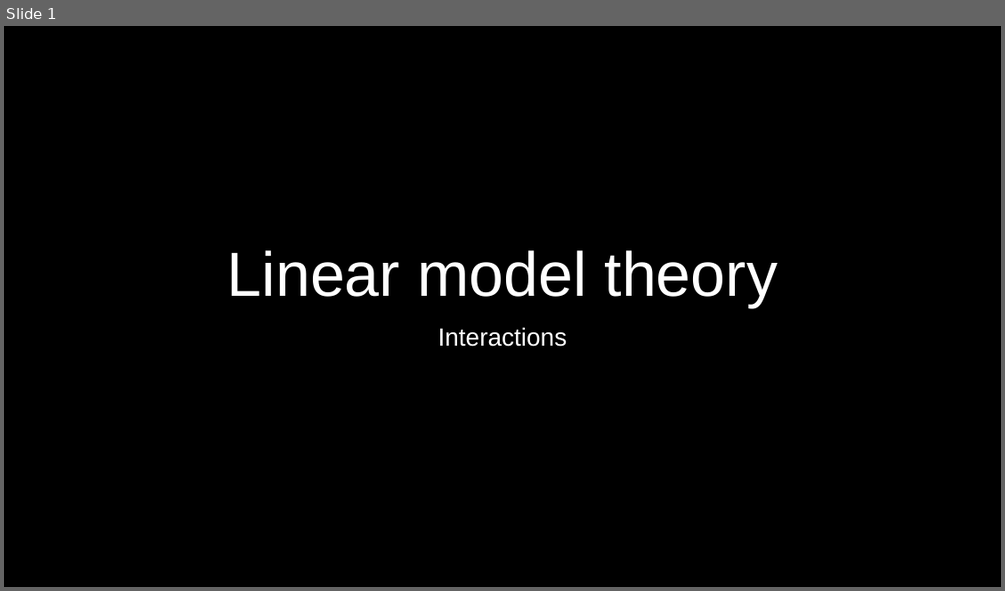
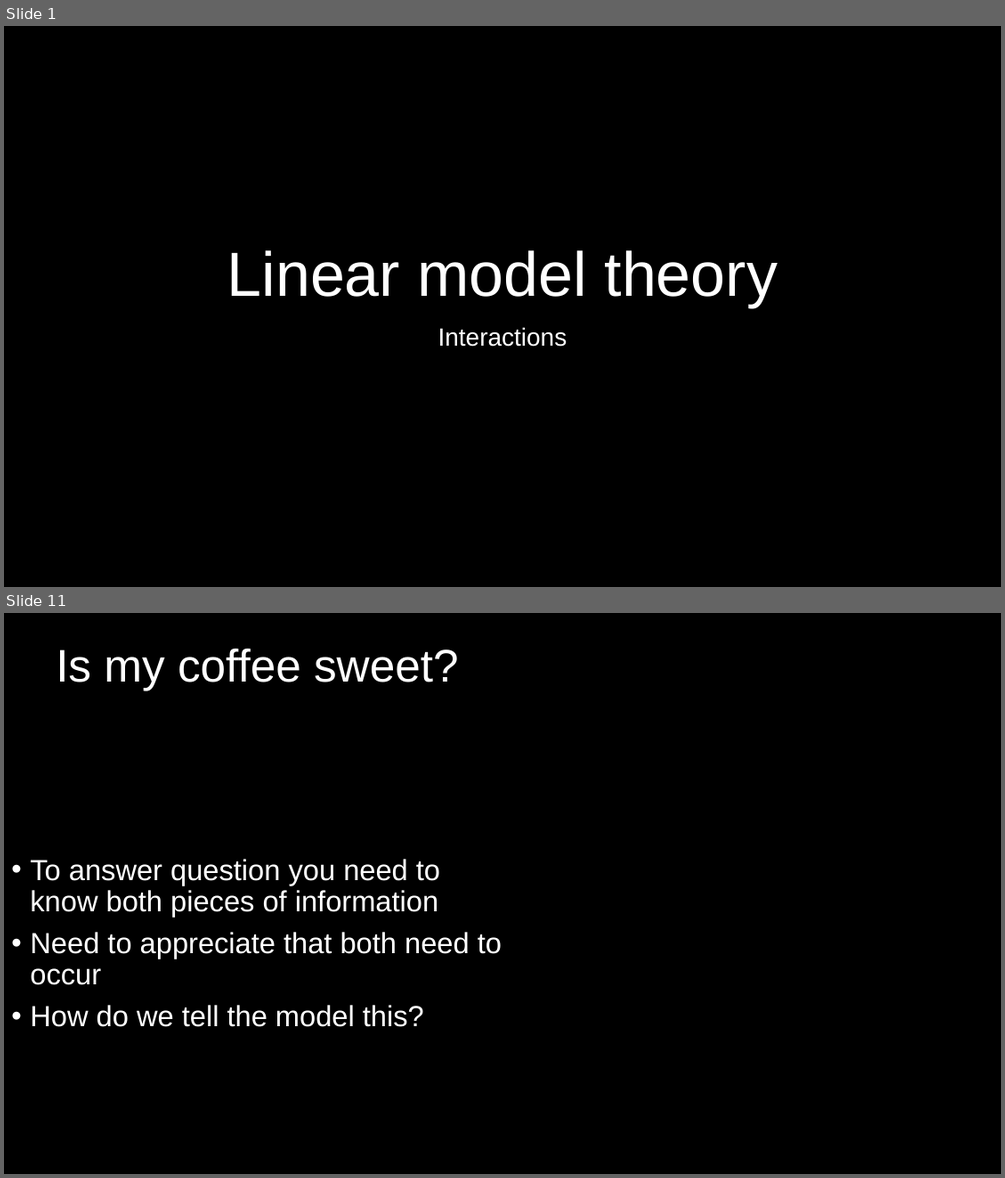
Before and after one commit to DeonRoos/006-BI3010, a slide deck: Lecture 10 - Interaction LM/Lecture 8.1 Interactions.pptx. Shown one above the other, each under a label of ours: slide 1 before the commit, slides 1 and 11 after it; the slides between them are not shown. The pictures are 1005x591 and 1005x1178 pixels, drawn with LibreOffice and Linux fonts; fonts in the diff are those of the drawing. Boxes give left, top, right and bottom in pixels: in the first picture for what was removed or moved away, otherwise in the second. Text is boxed around its words. In the diff, an @@ line names an element or a change of style, - is before the commit and + after.

```diff
--- a/Lecture 10 - Interaction LM/Lecture 8.1 Interactions.pptx
+++ b/Lecture 10 - Interaction LM/Lecture 8.1 Interactions.pptx
@@ slide 11 added at (4,613,1001,1174), background #000000 @@
@@ title added at (56,649,459,690), 44 pt, text #FFFFFF @@
+Is my coffee sweet?
@@ text added at (30,859,502,1027), 28 pt, text #FFFFFF @@
+• To answer question you need to know both pieces of information
+• Need to appreciate that both need to occur
+• How do we tell the model this?
```
Also in this commit, not shown: 1 slide changed, 11 other slides added, 1 slide removed.
